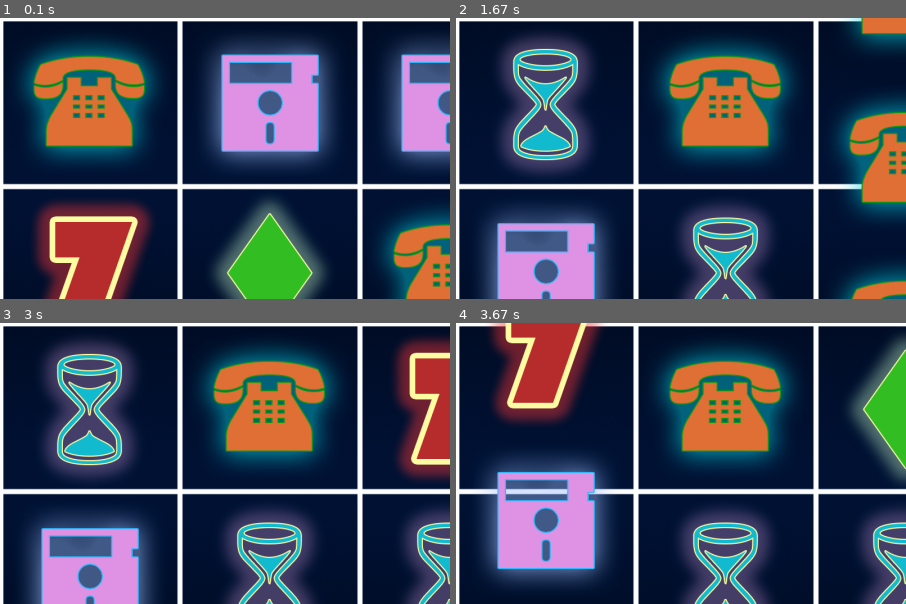
Above: before the commit, frames 1-4 (two rows, left to right).
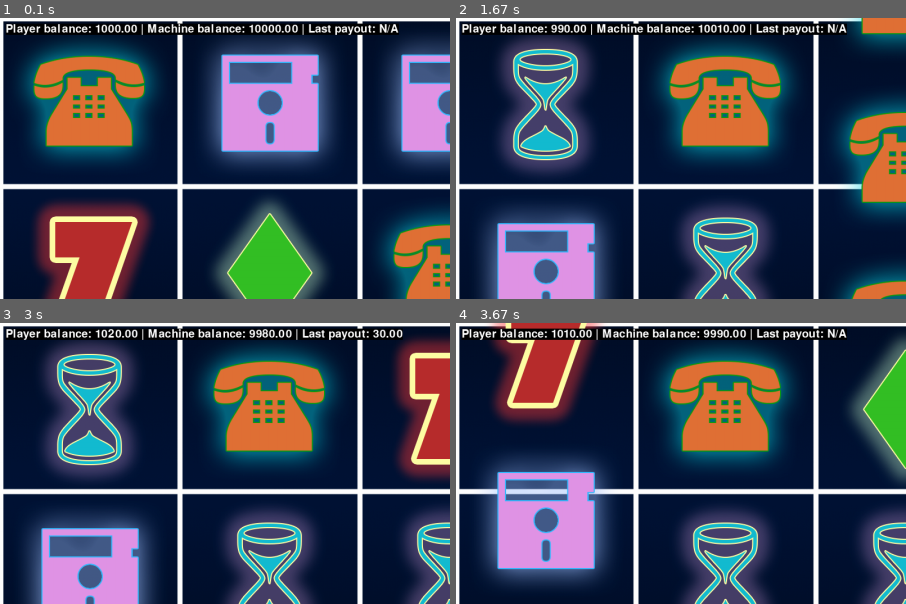
Above: after the commit, the same moments.

Repository: AntoanSarafski/Pygame_Slot_Machine
Game: pygame game, started from main.py
The game is run twice, just before and just after one commit, with the same random seed, the same clock (stepped at 60 frames per second) and the same inputs.
Inputs:
- Up to frame 1 (0.1 s): no input
- Up to frame 2 (1.67 s): tap Space at 0.33 s
- Up to frame 3 (3 s): no input
- Up to frame 4 (3.67 s): tap Space at 3.17 s
The pictures show only the part of the screen within x 0-50%, y 0-50%; the shares and areas given below are measured in that part.

The runs differ from the first frame. In frame 1, 3.3% of the frame differs, in the area x 1-89%, y 1-7%; in frame 2, 3.3%; in frame 3, 3.4%, in the area x 1-90%, y 1-7%; in frame 4, 3.3%.

Commit message:
Commit with Balance/Payout debug

Diff:
--- /dev/null
+++ b/debug.py
@@ -0,0 +1,10 @@
+import pygame
+pygame.init()
+font = pygame.font.Font(None, 30)
+
+def debug(info, y = 10, x = 10):
+    display_surface = pygame.display.get_surface()
+    debug_surf = font.render(str(info), True, 'White')
+    debug_rect = debug_surf.get_rect(topleft = (x, y))
+    pygame.draw.rect(display_surface, 'Black', debug_rect)
+    display_surface.blit(debug_surf, debug_rect)
--- a/main.py
+++ b/main.py
@@ -14,7 +14,6 @@
         pygame.display.set_caption('Slot Machine Demo')
         self.clock = pygame.time.Clock()
         self.bg_image = pygame.image.load(BG_IMAGE_PATH)
-
         # To do: Create machine class
         self.machine = Slot_Machine()
         self.delta_time = 0
--- a/slot_machine.py
+++ b/slot_machine.py
@@ -1,3 +1,4 @@
+from debug import debug
 from player import Player
 from reel import *
 from settings import *
@@ -116,3 +117,13 @@
         for reel in self.reel_list:
             self.reel_list[reel].symbol_list.draw(self.display_surface)
             self.reel_list[reel].symbol_list.update()
+
+        # Balance\Payout debugger
+
+        debug_player_data = self.currPlayer.get_data()
+        machine_balance = "{:.2f}".format(self.machine_balance)
+        if self.currPlayer.last_payout:
+            last_payout = "{:.2f}".format(self.currPlayer.last_payout)
+        else:
+            last_payout = "N/A"
+        debug(f"Player balance: {debug_player_data['balance']} | Machine balance: {machine_balance} | Last payout: {last_payout}")
